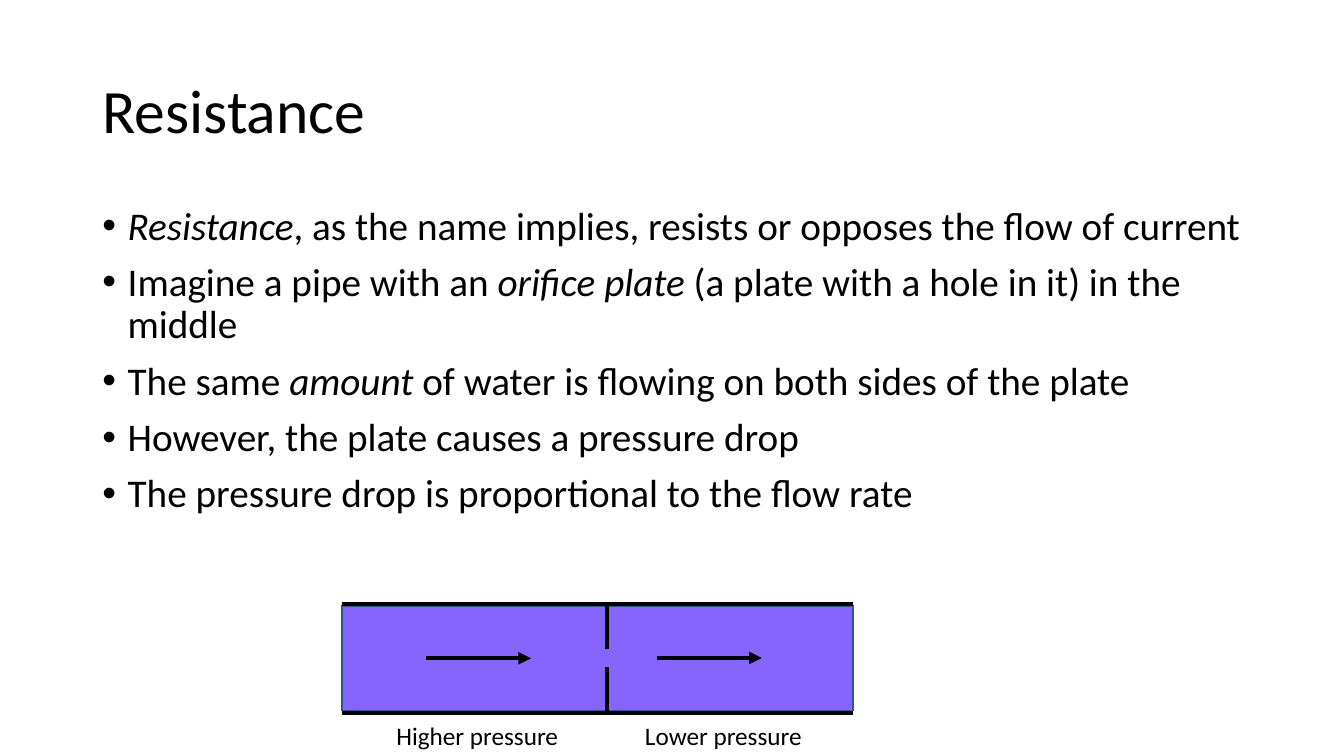
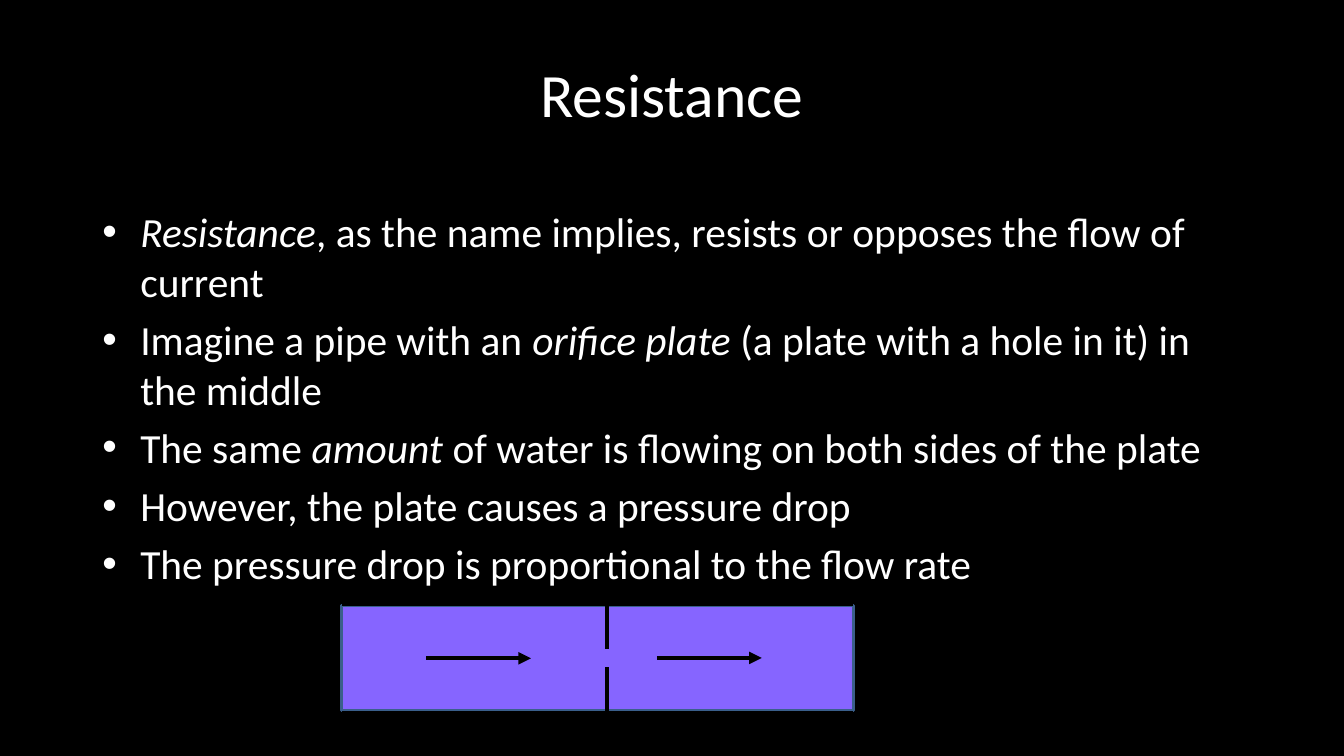
Before and after one commit to carlosgj/FRC-Training, a slide deck: slide 14 of Electronics 101.pptx. Drawn at 1344x756 pixels with LibreOffice and Linux fonts; fonts in the diff are those of the drawing; background and template pictures are left out. Boxes give left, top, right and bottom in pixels: in the first picture for what was removed or moved away, otherwise in the second. Text is boxed around its words. In the diff, an @@ line names an element or a change of style, - is before the commit and + after.

```diff
--- a/Electronics 101.pptx
+++ b/Electronics 101.pptx
@@ background #FFFFFF to #000000 @@
@@ title "Resistance": place and size @@
-title "Resistance" at bbox=[102, 90, 365, 134]
+title "Resistance" at bbox=[540, 74, 803, 118]
@@ title "Resistance" at bbox=[540, 74, 803, 118]: text colour #000000 to #FFFFFF; alignment left to centre; line spacing 0.9 to 1 @@
@@ text "Resistance, as the name implies, ..." at bbox=[140, 218, 1201, 586]: size 28 to 29.6 pt, text colour #000000 to #FFFFFF; indent changed; line spacing 0.9 to 1; less space between paragraphs @@
@@ rectangle at bbox=[342, 606, 853, 711]: outline #325491 1 pt to #3A5F8C 2 pt @@
```
Also in this commit, not shown: 18 other slides changed, 5 slides added, 1 other file.
